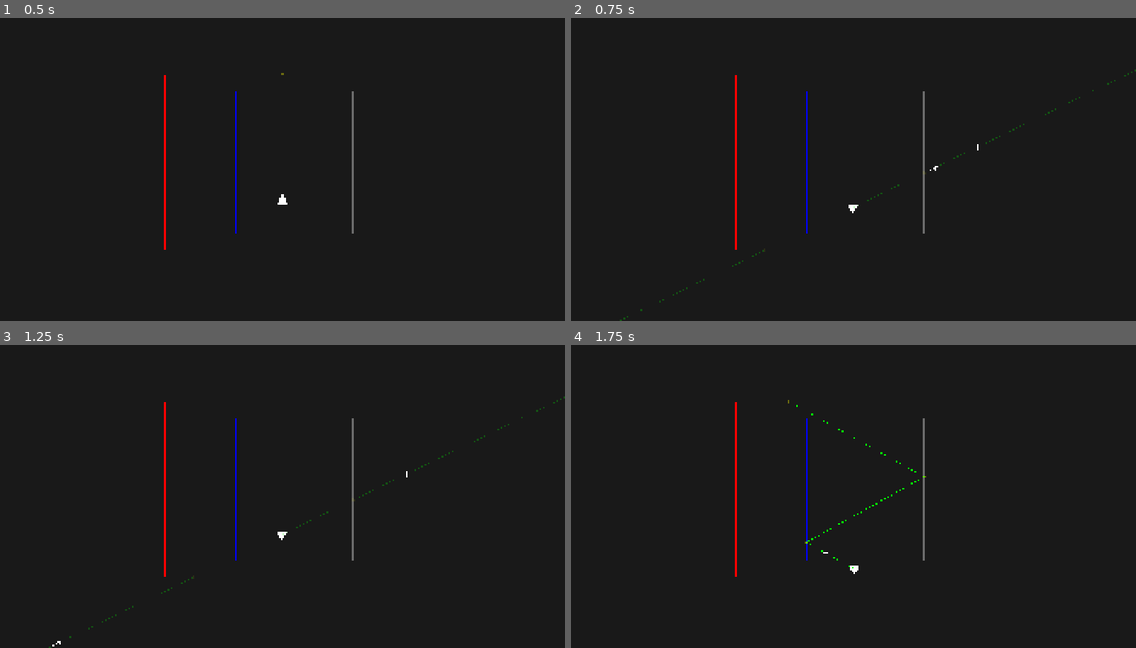
Above: before the commit, frames 1-4 (two rows, left to right).
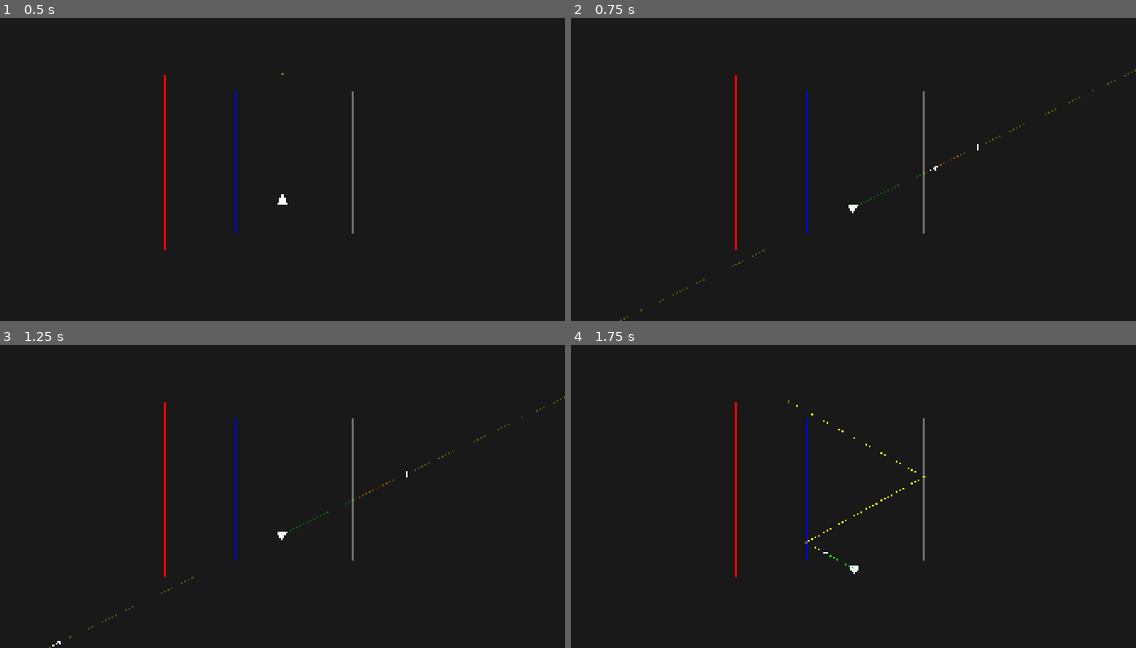
Above: after the commit, the same moments.

Repository: AlonKellner-RedHat/ricochet-game-v2
Game: Godot game, scene res://scenes/open_room_playable.tscn
Same seed, same stepped clock (60 frames per second), same inputs: the game is played once before the commit and once after it.
Inputs (mouse positions are in pixels of both pictures, inside the frame that each line leads up to):
- Up to frame 1 (0.5 s): no input
- Up to frame 2 (0.75 s): tap Enter at 0.5 s; move the mouse to (977, 145) at 0.52 s; hold D (move_right) from 0.53 s (still down); hold Space (fire) from 0.53 s (still down); click (977, 145) at 0.67 s
- Up to frame 3 (1.25 s): keep holding D (move_right); keep holding Space (fire)
- Up to frame 4 (1.75 s): release D (move_right) at 1.25 s; release Space (fire) at 1.25 s; drag from (740, 505) to (825, 554) at 1.27 s

Frame 1 is identical in both runs. In frame 2, 0.1% of the frame differs, in the area x 8-100%, y 16-100%; in frame 3, 0.1%; in frame 4, less than 0.1%.

Commit message:
Fix merge: split at nearer endpoint for partial alignment (§14.2)
When planned and physical steps have different endpoints but same
start and frame, split at the nearer endpoint:
- Aligned portion: start → shorter endpoint (ALIGNED)
- Diverged remainder: shorter → longer endpoint (DIVERGED_PLANNED or
  DIVERGED_PHYSICAL)

Empty plan: planned path is [player → cursor] (straight line). The
merge splits the physical trace at the cursor distance point,
giving ALIGNED before cursor and diverged or POST_PLANNED after.

Removed _split_physical_at_cursor — the merge handles all cases.

Co-Authored-By: Claude Opus 4.6 <noreply@anthropic.com>

Diff:
--- a/scripts/math/step_tree_merge.gd
+++ b/scripts/math/step_tree_merge.gd
@@ -40,12 +40,30 @@
 						step_type = StepTypes.Type.ALIGNED
 					merged.append(MergedStep.new(p.start, p.end, step_type, p.frame_id))
 				else:
+					var p_len: float = p.start.distance_to(p.end)
+					var r_len: float = r.start.distance_to(r.end)
+					var shorter_end: Vector2 = r.end if r_len <= p_len else p.end
+					var aligned_type: StepTypes.Type = StepTypes.Type.ALIGNED if not past_cursor else StepTypes.Type.ALIGNED_POST_PLANNED
+					merged.append(MergedStep.new(p.start, shorter_end, aligned_type, p.frame_id))
 					diverged = true
-					if not past_cursor:
-						merged.append(MergedStep.new(p.start, p.end, StepTypes.Type.DIVERGED_PLANNED, p.frame_id))
-					else:
-						merged.append(MergedStep.new(p.start, p.end, StepTypes.Type.DIVERGED_POST_PLANNED, p.frame_id))
-					merged.append(MergedStep.new(r.start, r.end, StepTypes.Type.DIVERGED_PHYSICAL, r.frame_id))
+					if p_len > r_len:
+						if not past_cursor:
+							merged.append(MergedStep.new(r.end, p.end, StepTypes.Type.DIVERGED_PLANNED, p.frame_id))
+						else:
+							merged.append(MergedStep.new(r.end, p.end, StepTypes.Type.DIVERGED_POST_PLANNED, p.frame_id))
+					elif r_len > p_len:
+						merged.append(MergedStep.new(p.end, r.end, StepTypes.Type.DIVERGED_PHYSICAL, r.frame_id))
+					for remaining_idx in range(idx + 1, physical_steps.size()):
+						var rem: Tracer.Step = physical_steps[remaining_idx]
+						merged.append(MergedStep.new(rem.start, rem.end, StepTypes.Type.DIVERGED_PHYSICAL, rem.frame_id))
+					for remaining_idx in range(idx + 1, planned_steps.size()):
+						var rem: Tracer.Step = planned_steps[remaining_idx]
+						var rem_past: bool = remaining_idx >= cursor_index
+						if not rem_past:
+							merged.append(MergedStep.new(rem.start, rem.end, StepTypes.Type.DIVERGED_PLANNED, rem.frame_id))
+						else:
+							merged.append(MergedStep.new(rem.start, rem.end, StepTypes.Type.DIVERGED_POST_PLANNED, rem.frame_id))
+					break
 			else:
 				diverged = true
 				if p != null:
--- a/scripts/visual/path_renderer.gd
+++ b/scripts/visual/path_renderer.gd
@@ -46,27 +46,16 @@
 
 	_traced_path = Tracer.trace(player_pos, aim_dir, surfaces, GameState.new(), bounds)
 
+	var planned_steps: Array = []
 	if plan_entries.size() > 0:
 		var planned_path := Tracer.trace_planned(
 			player_pos, aim_dir, plan_entries, surfaces, GameState.new(), _cursor_pos)
+		planned_steps = planned_path.steps
+	else:
+		planned_steps = [Tracer.Step.new(player_pos, _cursor_pos, MobiusTransform.IDENTITY_ID, null)]
 
-		var cursor_index: int = planned_path.steps.size()
-		_merged_steps = StepTreeMerge.merge(planned_path.steps, _traced_path.steps, cursor_index)
-
-		var last_planned_point := _cursor_pos
-		if planned_path.steps.size() > 0:
-			var last_step: Tracer.Step = planned_path.steps[planned_path.steps.size() - 1]
-			last_planned_point = last_step.end
-
-		var post_dir := Direction.new(last_planned_point, last_planned_point + aim_dir.to_vector().normalized())
-		if not post_dir.is_zero_length():
-			var post_trace := Tracer.trace(last_planned_point, post_dir, surfaces, GameState.new(), bounds)
-			for i in post_trace.steps.size():
-				var step: Tracer.Step = post_trace.steps[i]
-				_merged_steps.append(StepTreeMerge.MergedStep.new(
-					step.start, step.end, StepTypes.Type.DIVERGED_POST_PLANNED, step.frame_id))
-	else:
-		_merged_steps = StepTreeMerge.merge([], _traced_path.steps, 0)
+	var cursor_index: int = planned_steps.size()
+	_merged_steps = StepTreeMerge.merge(planned_steps, _traced_path.steps, cursor_index)
 
 func _get_surfaces() -> Array:
 	var parent := get_parent()
--- a/tests/test_step_tree_merge.gd
+++ b/tests/test_step_tree_merge.gd
@@ -32,26 +32,27 @@
 	assert_eq(m1.type, StepTypes.Type.ALIGNED_POST_PLANNED, "Step 1 after cursor = POST_PLANNED")
 
 func test_merge_diverged_different_endpoint() -> void:
+	# Physical hits closer (100 units), planned goes further (150 units)
 	var planned: Array = [
 		_step(Vector2(0, 0), Vector2(100, 0)),
-		_step(Vector2(100, 0), Vector2(200, 50)),
+		_step(Vector2(100, 0), Vector2(250, 0)),
 	]
 	var physical: Array = [
 		_step(Vector2(0, 0), Vector2(100, 0)),
-		_step(Vector2(100, 0), Vector2(200, -50)),
+		_step(Vector2(100, 0), Vector2(200, 0)),
 	]
 	var merged := StepTreeMerge.merge(planned, physical, 2)
 	assert_eq(merged[0].type, StepTypes.Type.ALIGNED, "Step 0 aligned")
+	var found_aligned_split := false
 	var found_div_planned := false
-	var found_div_physical := false
 	for i in merged.size():
 		var ms: StepTreeMerge.MergedStep = merged[i]
+		if ms.type == StepTypes.Type.ALIGNED and i > 0:
+			found_aligned_split = true
 		if ms.type == StepTypes.Type.DIVERGED_PLANNED:
 			found_div_planned = true
-		if ms.type == StepTypes.Type.DIVERGED_PHYSICAL:
-			found_div_physical = true
-	assert_true(found_div_planned, "Should have DIVERGED_PLANNED")
-	assert_true(found_div_physical, "Should have DIVERGED_PHYSICAL")
+	assert_true(found_aligned_split, "Should have ALIGNED split at nearer endpoint")
+	assert_true(found_div_planned, "Should have DIVERGED_PLANNED remainder")
 
 func test_merge_diverged_different_frame() -> void:
 	var planned: Array = [
